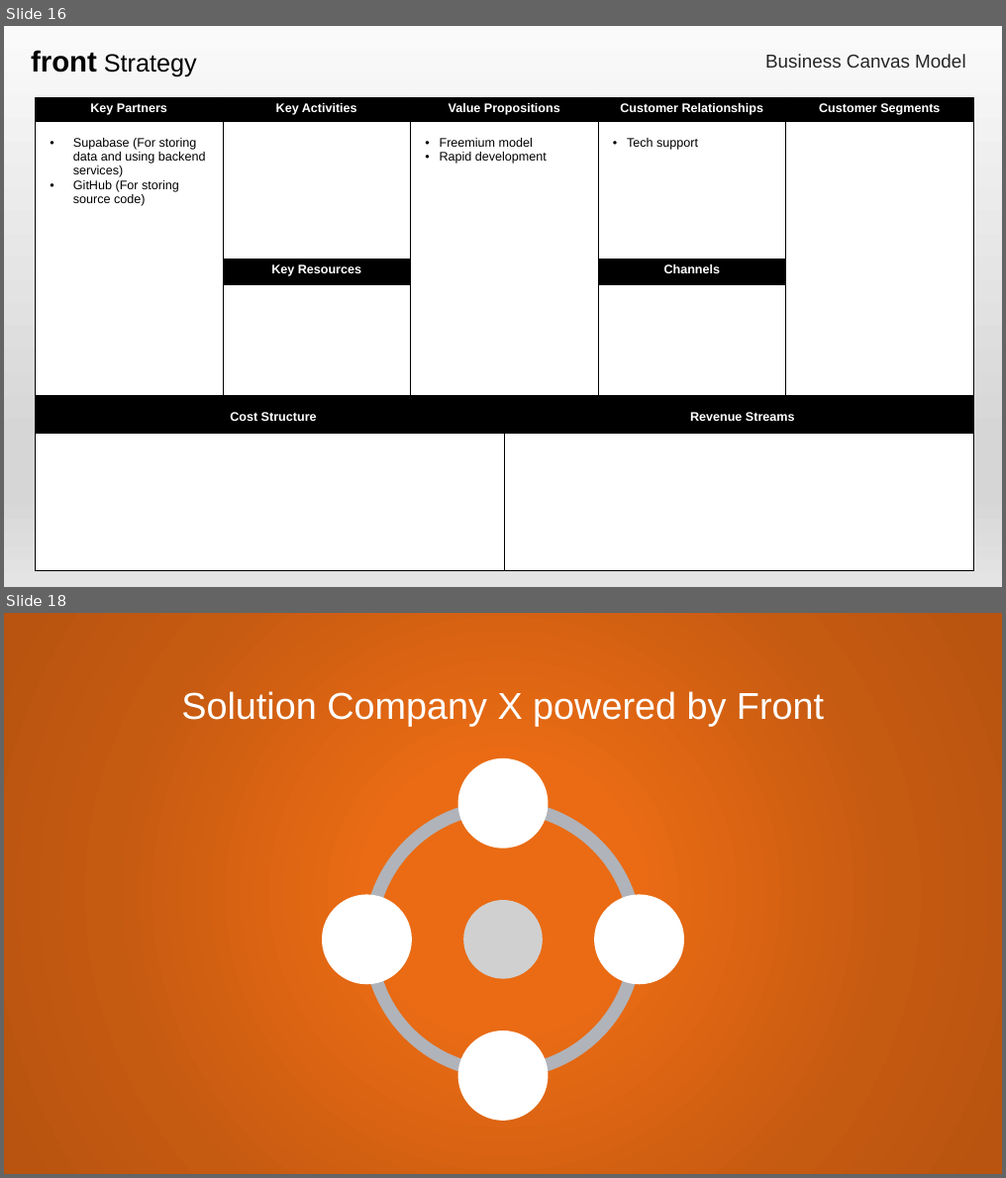
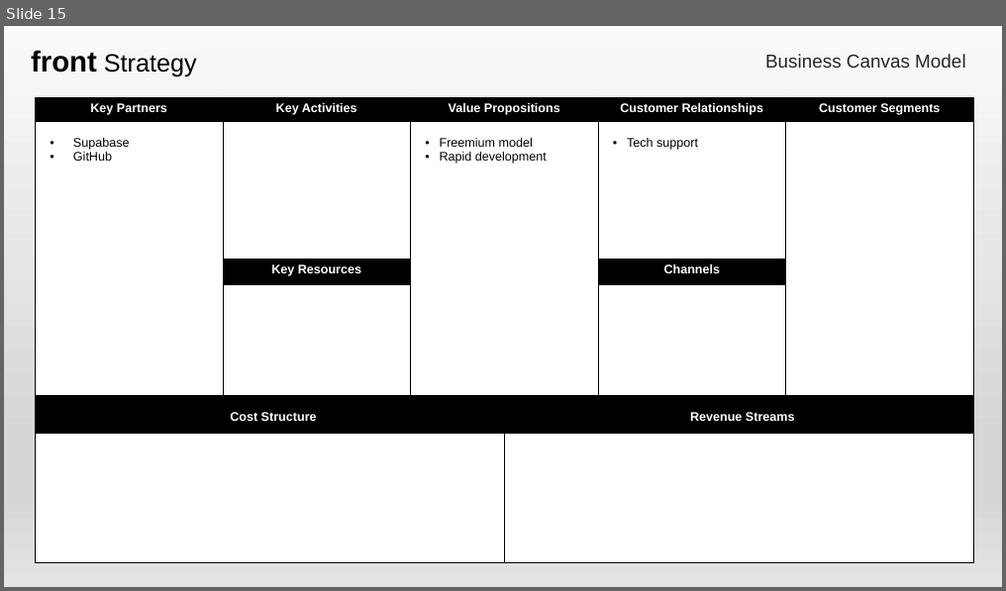
Before and after one commit to aleptra/front, a slide deck: _front.pptx. Shown one above the other, each under a label of ours: slides 16 and 18 before the commit, slide 15 after it; the slides between them are not shown. The pictures are 1006x1178 and 1006x591 pixels, drawn with LibreOffice and Linux fonts; fonts in the diff are those of the drawing; grey boxes stand for pictures. Boxes give left, top, right and bottom in pixels: in the first picture for what was removed or moved away, otherwise in the second. Text is boxed around its words. In the diff, an @@ line names an element or a change of style, - is before the commit and + after.

```diff
--- a/_front.pptx
+++ b/_front.pptx
@@ slide 18 removed at (x1=4, y1=613, x2=1002, y2=1174), background gradient #EA6B14 to #C55A11 to #B85410 @@
@@ text removed at (x1=181, y1=691, x2=824, y2=726) @@
-Solution Company X powered by Front
@@ group removed at (x1=322, y1=759, x2=684, y2=1121): 4 arch (boxed as its full ring)s, 4 ellipses, 1 picture @@
@@ what was slide 16 is now slide 15 @@
@@ slide 15 changed as well @@
@@ table at (x1=36, y1=98, x2=974, y2=564) @@
-row 2, column 1: Supabase (For storing data and using backend services) / GitHub (For storing source code)
+row 2, column 1: Supabase / GitHub
```
Also in this commit, not shown: 15 other slides changed, 7 other slides removed.
